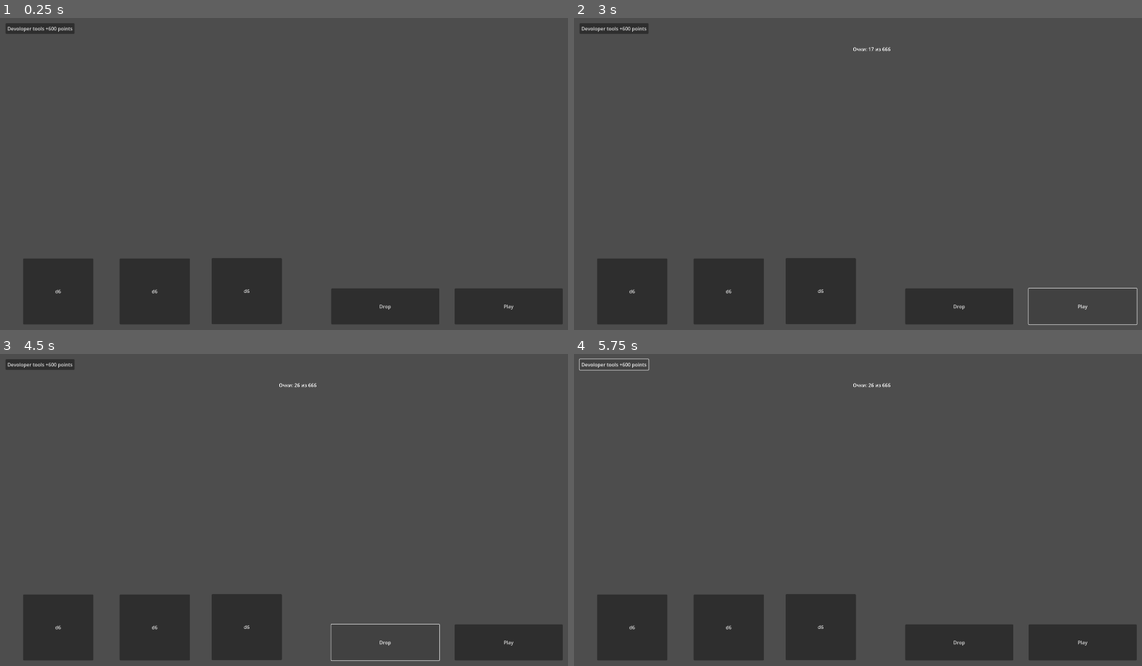
Above: before the commit, frames 1-4 (two rows, left to right).
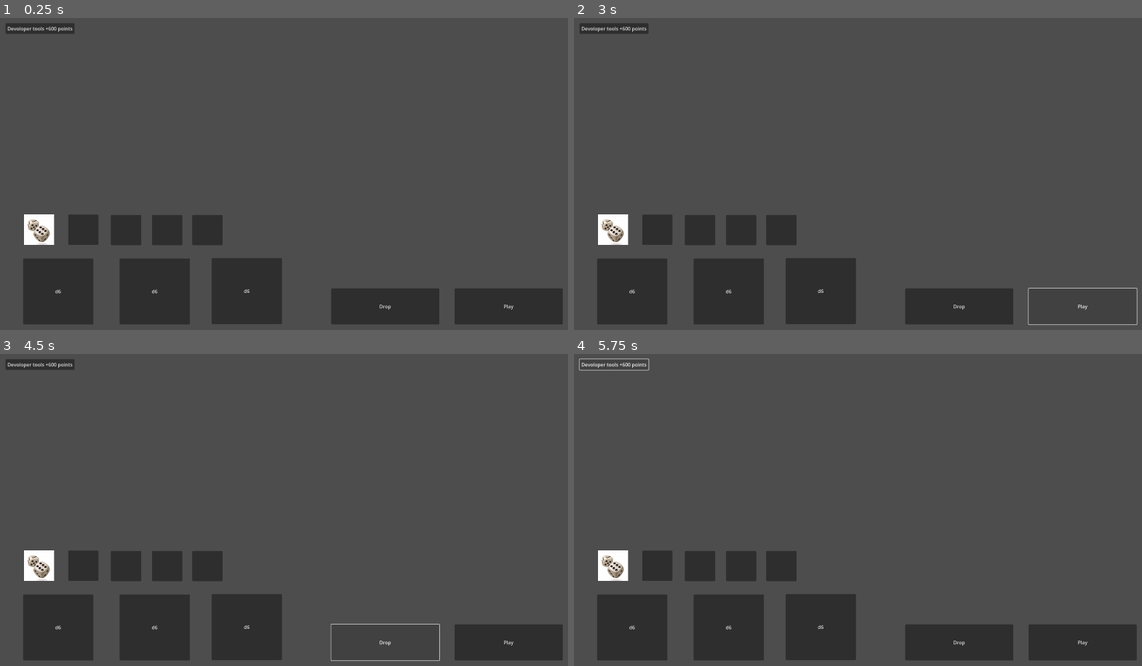
Above: after the commit, the same moments.

Repository: 1WarmKey/EvilDices
Game: Godot game, scene res://game.tscn
Two runs of this game, one before a commit and one after it. Both use one fixed random seed, a clock stepped at 60 frames per second and the inputs below.
Inputs:
- Up to frame 1 (0.25 s): no input
- Up to frame 2 (3 s): click "d6" at 0.5 s; click "d6" at 1.25 s; click "d6" at 2 s; click "Play" at 2.75 s
- Up to frame 3 (4.5 s): click "Play" at 3.5 s; click "Drop" at 4.25 s
- Up to frame 4 (5.75 s): click "Devoloper tools +600 points" at 5 s

The runs differ from the first frame. In frame 1, 2.5% of the frame differs, in the area x 4-40%, y 62-73%; in frame 2, 2.6%; in frame 3, 2.6%, in the area x 4-56%, y 9-73%; in frame 4, 2.6%.
Error after the commit: Parse Error: Unexpected "VCS conflict marker" in class body. (res://game.gd:36)

Commit message:
Add raund and slots.

Diff:
--- a/game.gd
+++ b/game.gd
@@ -6,14 +6,49 @@
 var points := 0
 # Тест коммита
 
+#Номер раунда
+var raund := 0
+#Номер финального раунда
+var final_raund := 20
+
+#Словарь с кубиками
+var dcie_dict := {
+	"d2": 2,
+	"d6": 6,
+	"d8": 8,
+	"d10": 10,
+	"d12": 12,
+	"d20": 20,
+}
+
+
+#Оброботчик раунда и подсчет
+func raund_counter():
+	if pressed_buttons.size() == 0:
+		print("Нет выбранных кубиков, раунд не засчитан!")
+		return
+	raund = raund + 1
+	$LabelRaund.text = "Раунд: %d из %d" % [raund, final_raund]
+	print("Раунд ", raund)
+	if raund >= 20 and points <= 666:
+		print("Ты проиграл свою душу")
+
+>>>>>>> f52a1a1 (Add raund and slots.)
+
 #Бросок любого кубика
+func dices(d: int):
+	var roll_dices := randi() % d + 1
+	return roll_dices
+
+
+#Подсчет всех выбранных кубиков
 func roll():
 	if pressed_buttons.size() == 0:
 		print("Нет выбранных кубиков!")
 		return
 
 	for id in pressed_buttons:
-		var roll := randi() % 6 + 1
+		var roll = dices(6)
 		points += roll
 		print("Кубик ", id, " выдал:", roll, " очков!")
 	$PointsLabel.text = "Очки: %d" % points + " из 666"
@@ -53,6 +88,7 @@
 func _on_button_play_pressed() -> void:
 	win_game()
 	roll()
+	raund_counter()
 
 
 func _on_devoloper_tools_pressed() -> void:
--- a/game.tscn
+++ b/game.tscn
@@ -1,6 +1,8 @@
-[gd_scene load_steps=2 format=3 uid="uid://c1o5v205ixx2t"]
+[gd_scene load_steps=4 format=3 uid="uid://c1o5v205ixx2t"]
 
 [ext_resource type="Script" uid="uid://ca3s20ddiux8p" path="res://game.gd" id="1_80nbo"]
+[ext_resource type="PackedScene" uid="uid://vbhok0swg3nb" path="res://texture_rect.tscn" id="2_fc0e3"]
+[ext_resource type="Texture2D" uid="uid://cn1ric8te6wft" path="res://Assets/d6.png" id="2_feb5d"]
 
 [node name="Game" type="Node2D"]
 script = ExtResource("1_80nbo")
@@ -8,22 +10,26 @@
 metadata/_edit_vertical_guides_ = [985.0, -1336.0]
 
 [node name="PointsLabel" type="Label" parent="."]
-offset_left = 821.0
-offset_top = 44.0
-offset_right = 1167.0
-offset_bottom = 181.0
+offset_left = 817.0
+offset_top = 205.0
+offset_right = 1163.0
+offset_bottom = 342.0
 horizontal_alignment = 1
 vertical_alignment = 1
 text_direction = 3
 
 [node name="FinalLabel" type="Label" parent="."]
-offset_left = 811.0
-offset_top = 227.0
-offset_right = 1157.0
-offset_bottom = 364.0
+offset_left = 813.0
+offset_top = 399.0
+offset_right = 1159.0
+offset_bottom = 536.0
 horizontal_alignment = 1
 vertical_alignment = 1
 text_direction = 3
+
+[node name="HBoxContainer" type="HBoxContainer" parent="."]
+offset_right = 41.0
+offset_bottom = 40.0
 
 [node name="Button_play" type="Button" parent="."]
 offset_left = 1512.0
@@ -69,6 +75,43 @@
 offset_bottom = 62.0
 text = "Devoloper tools +600 points"
 
+[node name="LabelRaund" type="Label" parent="."]
+offset_left = 893.0
+offset_top = 61.0
+offset_right = 1079.0
+offset_bottom = 172.0
+
+[node name="TextureRect" parent="." instance=ExtResource("2_fc0e3")]
+offset_left = 89.0
+offset_top = 660.0
+offset_right = 189.0
+offset_bottom = 760.0
+texture = ExtResource("2_feb5d")
+
+[node name="TextureRect2" parent="." instance=ExtResource("2_fc0e3")]
+offset_left = 235.0
+offset_top = 660.0
+offset_right = 335.0
+offset_bottom = 760.0
+
+[node name="TextureRect3" parent="." instance=ExtResource("2_fc0e3")]
+offset_left = 376.0
+offset_top = 661.0
+offset_right = 476.0
+offset_bottom = 761.0
+
+[node name="TextureRect4" parent="." instance=ExtResource("2_fc0e3")]
+offset_left = 512.0
+offset_top = 661.0
+offset_right = 612.0
+offset_bottom = 761.0
+
+[node name="TextureRect5" parent="." instance=ExtResource("2_fc0e3")]
+offset_left = 645.0
+offset_top = 661.0
+offset_right = 745.0
+offset_bottom = 761.0
+
 [connection signal="pressed" from="Button_play" to="." method="_on_button_play_pressed"]
 [connection signal="pressed" from="Button_drop" to="." method="_on_button_drop_pressed"]
 [connection signal="button_down" from="Button1" to="." method="_on_button_1_button_down"]
--- /dev/null
+++ b/texture_rect.gd
@@ -0,0 +1,26 @@
+extends TextureRect
+
+
+#Перетаскивание из изначальной точки
+func _get_drag_data(at_position):
+	var preview_texture = TextureRect.new()
+	preview_texture.texture = texture
+	preview_texture.expand_mode = 1
+	preview_texture.size = Vector2(100,100)
+
+	var preview = Control.new()
+	preview.add_child(preview_texture)
+
+	set_drag_preview(preview)
+	texture = null
+
+	return preview_texture.texture
+
+
+#Управляет во время перетаскивания
+func _can_drop_data(at_position, data):
+	return data is Texture2D
+
+#Положить
+func _drop_data(at_position, data):
+	texture = data
--- /dev/null
+++ b/texture_rect.tscn
@@ -0,0 +1,18 @@
+[gd_scene load_steps=2 format=3 uid="uid://vbhok0swg3nb"]
+
+[ext_resource type="Script" uid="uid://bgu8oqbytwr5t" path="res://texture_rect.gd" id="2_ek34n"]
+
+[node name="TextureRect" type="TextureRect"]
+custom_minimum_size = Vector2(100, 100)
+offset_right = 40.0
+offset_bottom = 40.0
+expand_mode = 1
+script = ExtResource("2_ek34n")
+
+[node name="Panel" type="Panel" parent="."]
+show_behind_parent = true
+custom_minimum_size = Vector2(100, 100)
+layout_mode = 0
+offset_right = 40.0
+offset_bottom = 40.0
+mouse_filter = 2
Binary file added: Assets/d10.png
Not shown, added: Assets/d10.png.import
Binary file added: Assets/d6.png
Not shown, added: Assets/d6.png.import
Not shown, added: texture_rect.gd.uid
